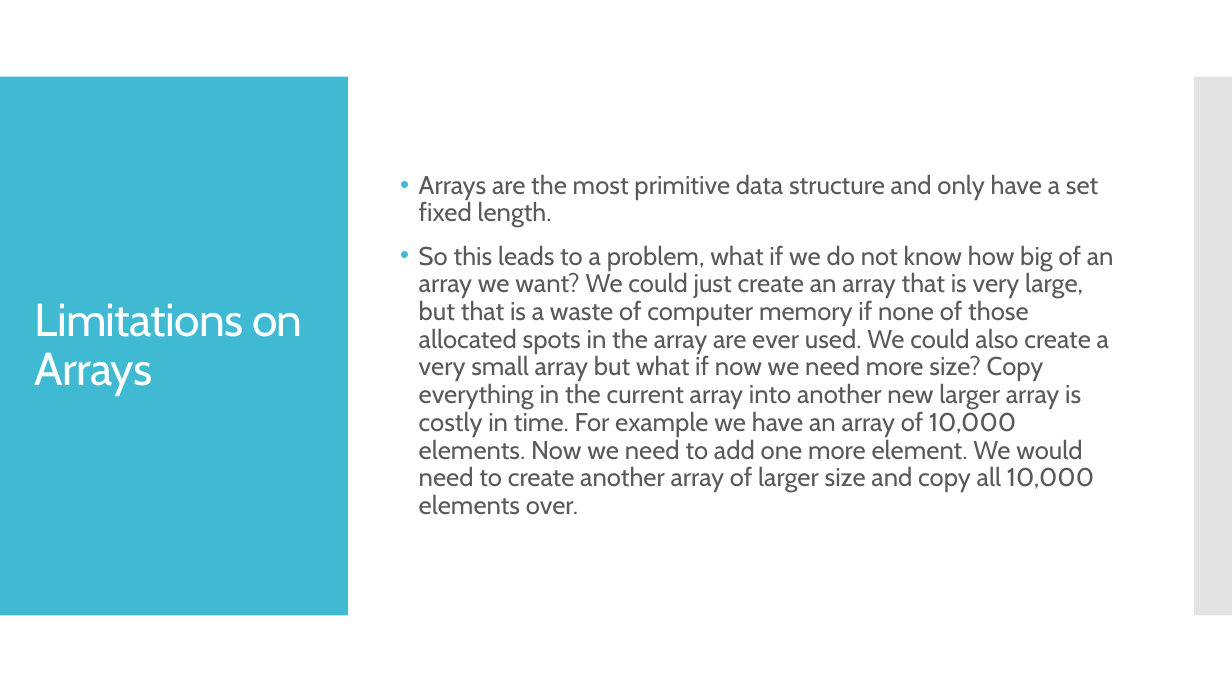
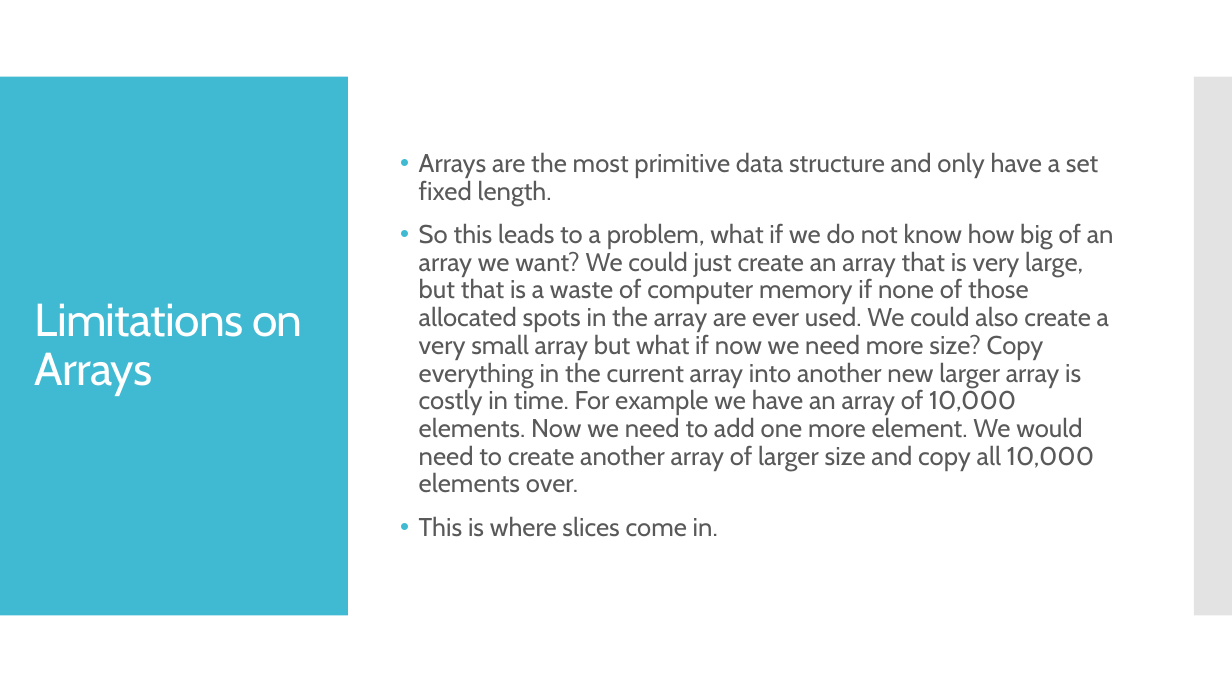
Before and after one commit to kevinlin47/Learn_Go, a slide deck: slide 4 of slices/go_slices.pptx. Drawn at 1232x693 pixels with LibreOffice and Linux fonts; fonts in the diff are those of the drawing. Boxes give left, top, right and bottom in pixels: in the first picture for what was removed or moved away, otherwise in the second. Text is boxed around its words. In the diff, an @@ line names an element or a change of style, - is before the commit and + after.

Commit message:
Create slice syntax and functions slide

```diff
--- a/slices/go_slices.pptx
+++ b/slices/go_slices.pptx
@@ text at box(419, 516, 718, 537): paragraph added @@
+• This is where slices come in.
```
Also in this commit, not shown: 2 slides added, 1 other file.
